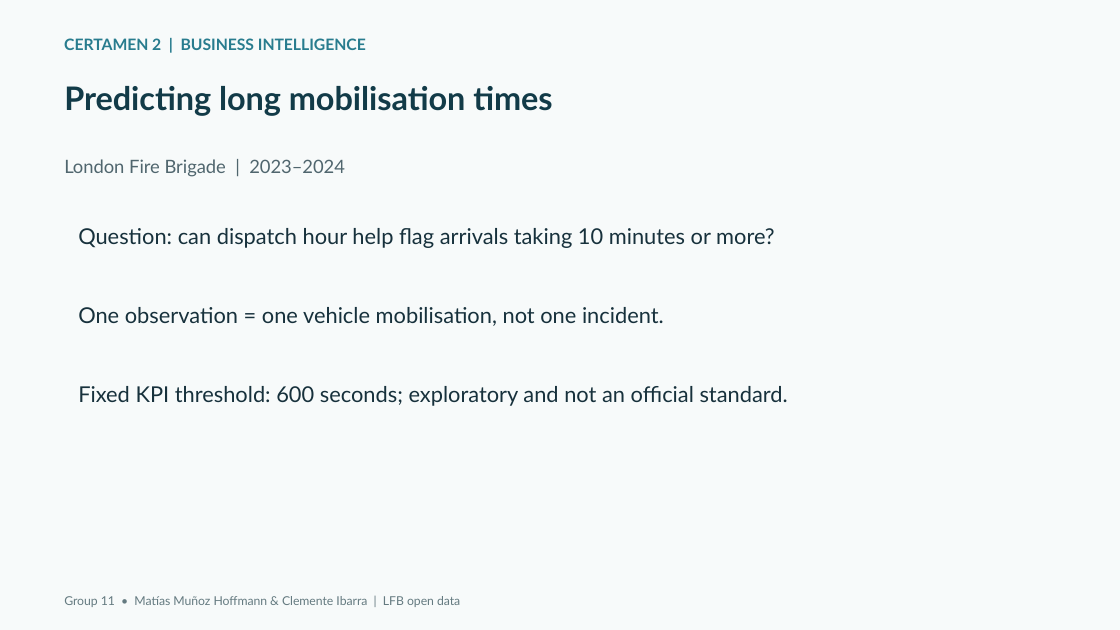
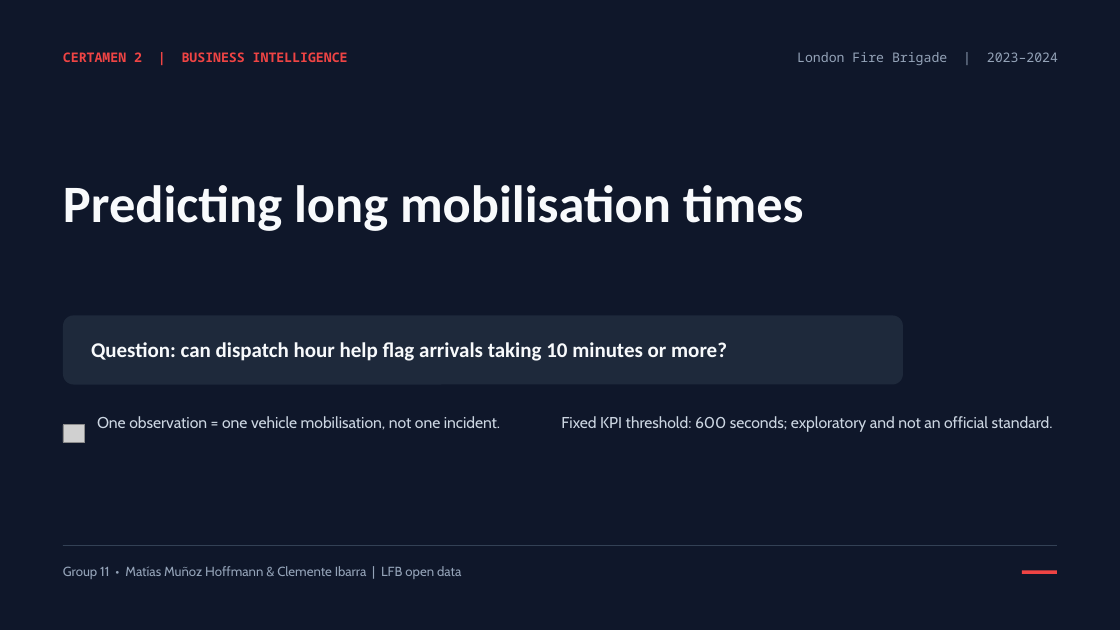
Before and after one commit to matiasudd/lfb-business-intelligence, a slide deck: slide 1 of outputs/c2/C2_Presentation.pptx. Drawn at 1120x630 pixels with LibreOffice and Linux fonts; fonts in the diff are those of the drawing; grey boxes stand for pictures; background and template pictures are left out. Boxes give left, top, right and bottom in pixels: in the first picture for what was removed or moved away, otherwise in the second. Text is boxed around its words. In the diff, an @@ line names an element or a change of style, - is before the commit and + after.

```diff
--- a/outputs/c2/C2_Presentation.pptx
+++ b/outputs/c2/C2_Presentation.pptx
@@ background #F7FAFA to #0F172A @@
@@ text "CERTAMEN 2 | BUSINESS INTELLIGENCE": place and size @@
-text "CERTAMEN 2 | BUSINESS INTELLIGENCE" at (64,38,366,50)
+text "CERTAMEN 2 | BUSINESS INTELLIGENCE" at (63,52,348,62)
@@ text "CERTAMEN 2 | BUSINESS INTELLIGENCE" at (63,52,348,62): size 13.5 to 11.2 pt, font Lato to Noto Sans Mono, text colour #287C8E to #EF4444 @@
@@ text "London Fire Brigade | 2023–2024": place and size @@
-text "London Fire Brigade | 2023–2024" at (64,159,345,177)
+text "London Fire Brigade | 2023–2024" at (797,52,1058,65)
@@ text "London Fire Brigade | 2023–2024" at (797,52,1058,65): size 15.8 to 11.2 pt, font Lato to Noto Sans Mono, text colour #50666E to #94A3B8 @@
@@ text "Predicting long mobilisation times": place and size @@
-text "Predicting long mobilisation times" at (64,86,552,116)
+text "Predicting long mobilisation times" at (63,185,804,231)
@@ text "Predicting long mobilisation times" at (63,185,804,231): size 27.8 to 45 pt, font Lato to Calibri, text colour #123B48 to #F8FAFC; line spacing 1 to 49.5pt @@
@@ rounded rectangle added at (63,316,903,385), fill #1E293B @@
@@ text "Question: can dispatch hour help ...": place and size @@
-text "Question: can dispatch hour help ..." at (78,228,775,248)
+text "Question: can dispatch hour help ..." at (91,342,727,361)
@@ text "Question: can dispatch hour help ..." at (91,342,727,361): size 18.8 to 18 pt, font Lato to Calibri, text colour #17313C to #F8FAFC, bold on @@
@@ text "One observation = one vehicle ..." at (97,416,500,429): size 18.8 to 13.5 pt, font Lato to Cabin, text colour #17313C to #CBD5E1 @@
@@ text "One observation = one vehicle ...": place and size @@
-text "One observation = one vehicle ..." at (78,307,664,326)
+text "One observation = one vehicle ..." at (97,416,500,429)
@@ text "Fixed KPI threshold: 600 seconds; ...": place and size @@
-text "Fixed KPI threshold: 600 seconds; ..." at (78,386,788,406)
+text "Fixed KPI threshold: 600 seconds; ..." at (561,416,1053,432)
@@ text "Fixed KPI threshold: 600 seconds; ..." at (561,416,1053,432): size 18.8 to 13.5 pt, font Lato to Cabin, text colour #17313C to #CBD5E1 @@
@@ picture added at (63,425,85,443) @@
@@ text "Group 11 • Matías Muñoz ...": place and size @@
-text "Group 11 • Matías Muñoz ..." at (64,596,460,607)
+text "Group 11 • Matías Muñoz ..." at (63,566,461,579)
@@ text "Group 11 • Matías Muñoz ..." at (63,566,461,579): size 10.5 to 11.2 pt, font Lato to Cabin, text colour #647A80 to #94A3B8 @@
@@ rectangle added at (63,545,1057,546), fill #334155 @@
@@ rectangle added at (1023,571,1058,574), fill #EF4444 @@
```
Also in this commit, not shown: 6 other slides changed, 1 other file.
